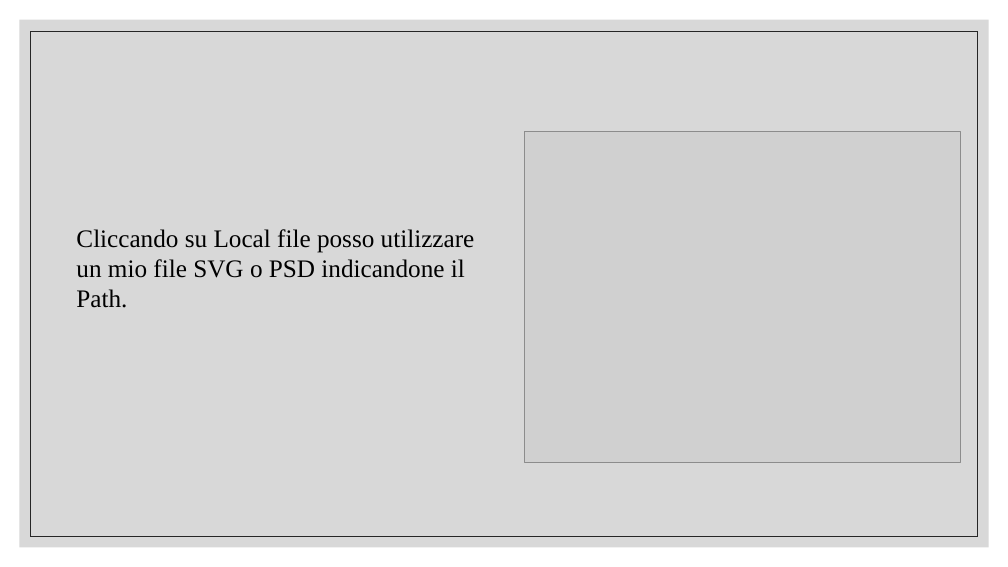
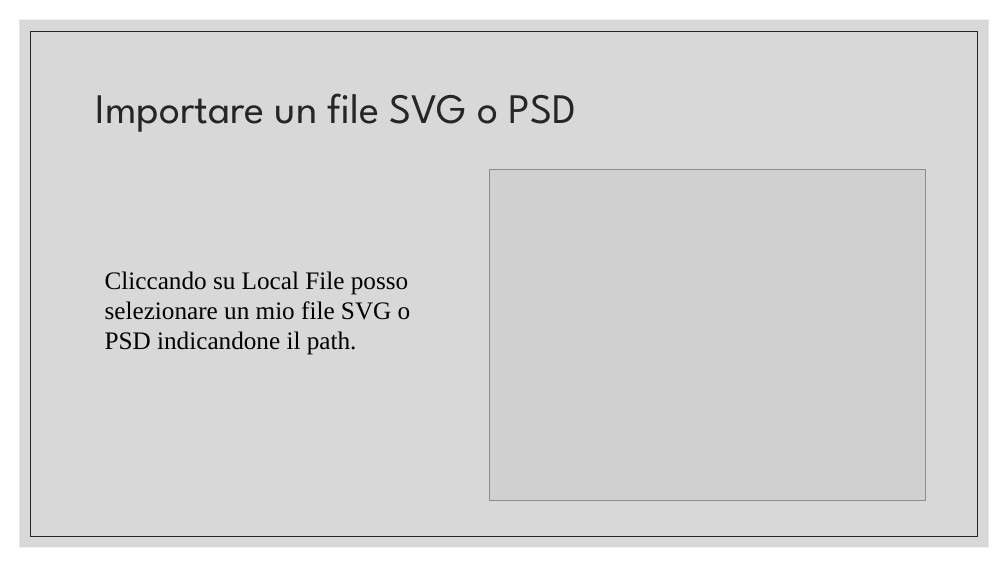
Before and after one commit to tizianotaglienti/Colleghi-Ristretti, a slide deck: slide 28 of Vector asset studio.pptx (slide 27 before the commit). Drawn at 1008x567 pixels with LibreOffice and Linux fonts; fonts in the diff are those of the drawing; grey boxes stand for pictures. Boxes give left, top, right and bottom in pixels: in the first picture for what was removed or moved away, otherwise in the second. Text is boxed around its words. In the diff, an @@ line names an element or a change of style, - is before the commit and + after.

```diff
--- a/Vector asset studio.pptx
+++ b/Vector asset studio.pptx
@@ title added at bbox=[96, 93, 576, 132], 40 pt, text #262626 @@
+Importare un file SVG o PSD
@@ picture: place and size @@
-picture at bbox=[524, 132, 960, 463]
+picture at bbox=[489, 169, 926, 501]
@@ text at bbox=[105, 271, 411, 355]: text changed @@
-Cliccando su Local file posso utilizzare un mio file SVG o PSD indicandone il Path.
+Cliccando su Local File posso selezionare un mio file SVG o PSD indicandone il path.
```
Also in this commit, not shown: 13 other slides changed, 17 slides added, 1 slide removed, 1 other file.
